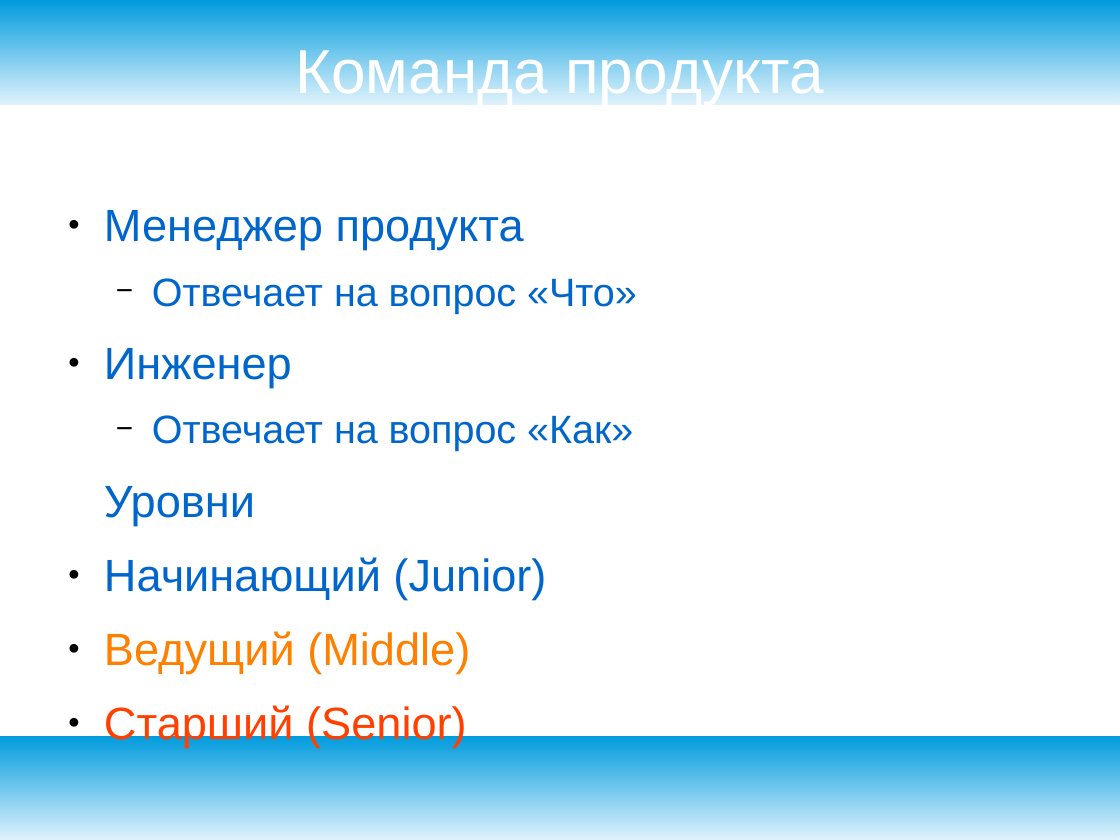
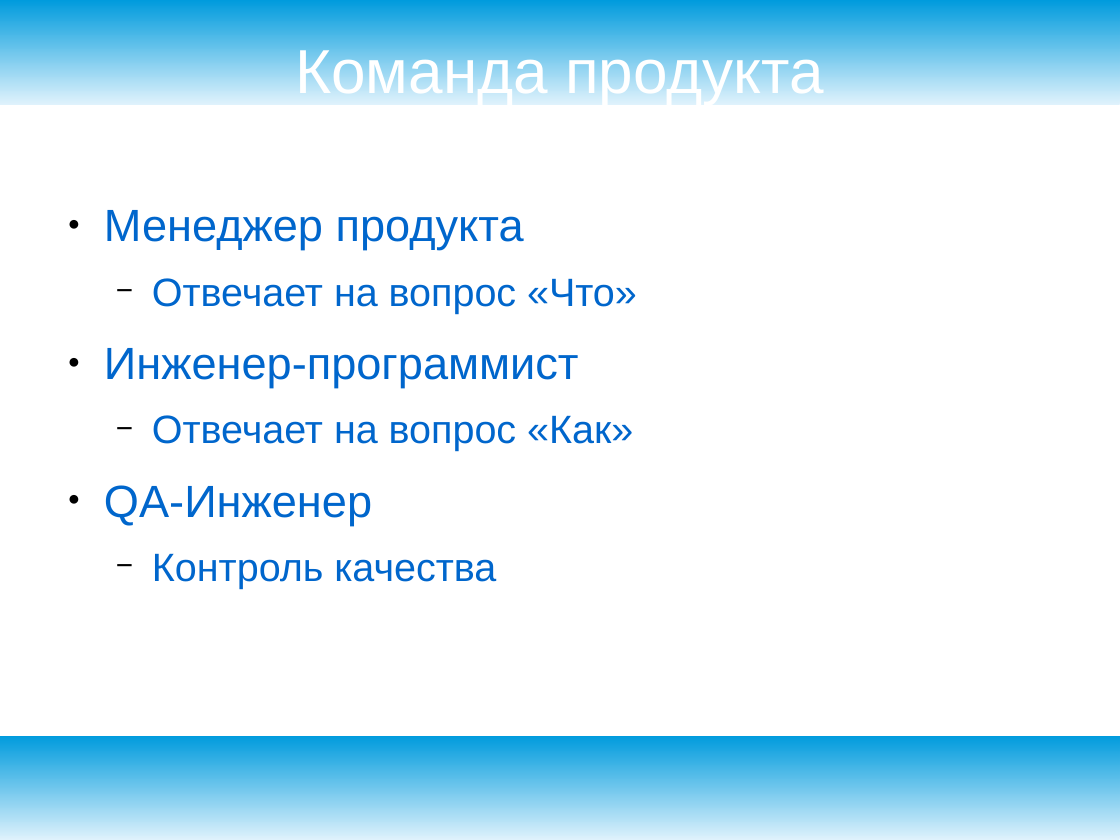
Before and after one commit to ilb/devmethodology, a slide deck: slide 8 of docs/presentation/productmanagement.odp. Drawn at 1120x840 pixels with LibreOffice and Linux fonts; fonts in the diff are those of the drawing. Boxes give left, top, right and bottom in pixels: in the first picture for what was removed or moved away, otherwise in the second. Text is boxed around its words. In the diff, an @@ line names an element or a change of style, - is before the commit and + after.

```diff
--- a/docs/presentation/productmanagement.odp
+++ b/docs/presentation/productmanagement.odp
@@ text at (104, 348, 579, 388): text changed @@
-● Инженер
+● Инженер-программист
@@ text at (104, 485, 496, 589): text changed; size 32 to 28 pt @@
-Уровни
-● Начинающий (Junior)
-● Ведущий (Middle)
-● Старший (Senior)
+● QA-Инженер
+  − Контроль качества
```
Also in this commit, not shown: 1 other slide changed, 5 slides added, 7 slides removed.
